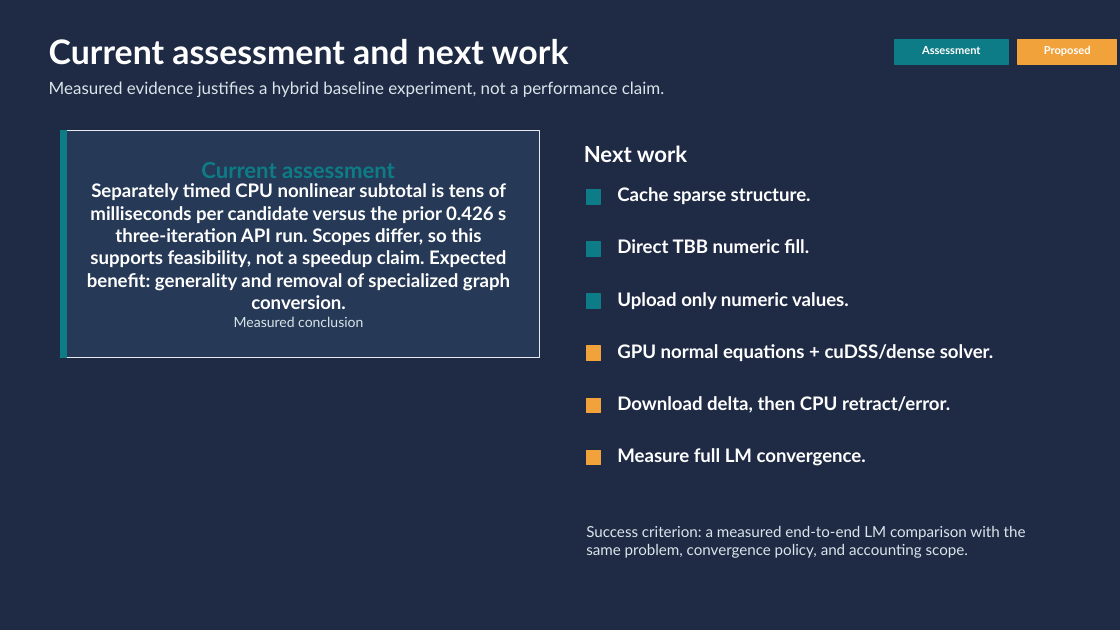
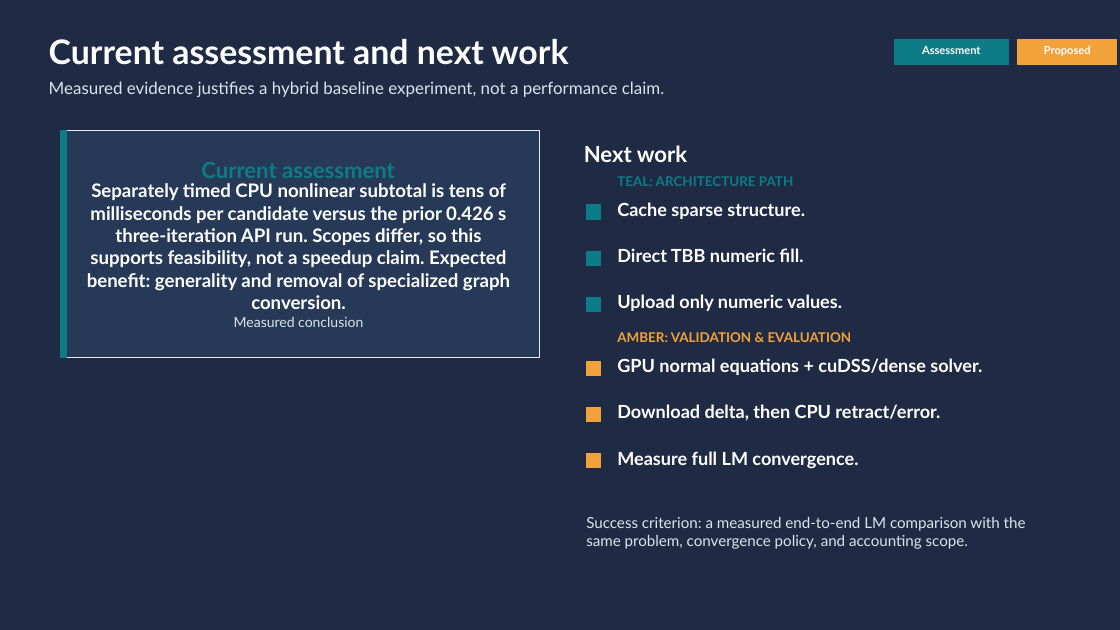
Before and after one commit to borglab/gtsam, a slide deck: slide 9 of timing/sfm_ba/benchmark_logs/20260710T_cuda_sfm_progress/cuda_sfm_progress_update.pptx. Drawn at 1120x630 pixels with LibreOffice and Linux fonts; fonts in the diff are those of the drawing. Boxes give left, top, right and bottom in pixels: in the first picture for what was removed or moved away, otherwise in the second. Text is boxed around its words. In the diff, an @@ line names an element or a change of style, - is before the commit and + after.

```diff
--- a/timing/sfm_ba/benchmark_logs/20260710T_cuda_sfm_progress/cuda_sfm_progress_update.pptx
+++ b/timing/sfm_ba/benchmark_logs/20260710T_cuda_sfm_progress/cuda_sfm_progress_update.pptx
@@ text added at [617, 176, 793, 186], 11.5 pt, text #0E7C86, bold @@
+TEAL: ARCHITECTURE PATH
@@ 2 texts, 1 rectangle: place and size @@
-2 texts, 1 rectangle at [586, 187, 994, 361]
+2 texts, 1 rectangle at [586, 202, 982, 375]
@@ 2 texts, 1 rectangle: place and size @@
-2 texts, 1 rectangle at [586, 239, 950, 413]
+2 texts, 1 rectangle at [586, 248, 940, 421]
@@ rectangle: place and size @@
-rectangle at [586, 294, 601, 308]
+rectangle at [586, 297, 601, 312]
@@ size 16 to 15.5 pt in 6 elements at [617, 451, 858, 469], [617, 294, 842, 311], [617, 404, 940, 421], [617, 248, 803, 262], [617, 202, 805, 219], [617, 358, 982, 375] @@
@@ text added at [617, 332, 852, 342], 11.5 pt, text #F2A23A, bold @@
+AMBER: VALIDATION & EVALUATION
@@ rectangle: place and size @@
-rectangle at [586, 398, 601, 413]
+rectangle at [586, 361, 601, 376]
@@ rectangle: place and size @@
-rectangle at [586, 450, 601, 465]
+rectangle at [586, 408, 601, 422]
@@ rectangle: place and size @@
-rectangle at [586, 346, 601, 360]
+rectangle at [586, 454, 601, 468]
@@ text "Success criterion: a measured end-to-end ...": place and size @@
-text "Success criterion: a measured end-to-end ..." at [586, 526, 1026, 558]
+text "Success criterion: a measured end-to-end ..." at [586, 517, 1026, 549]
```
Also in this commit, not shown: 5 other slides changed, 8 other files.
